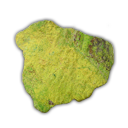
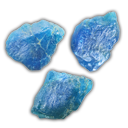
Before/after of a 128×128 layered artwork. What changed in the layer stack:
hid "uranium-ore" over [15, 20, 114, 113]
showed "apatite" over [5, 11, 120, 120]
